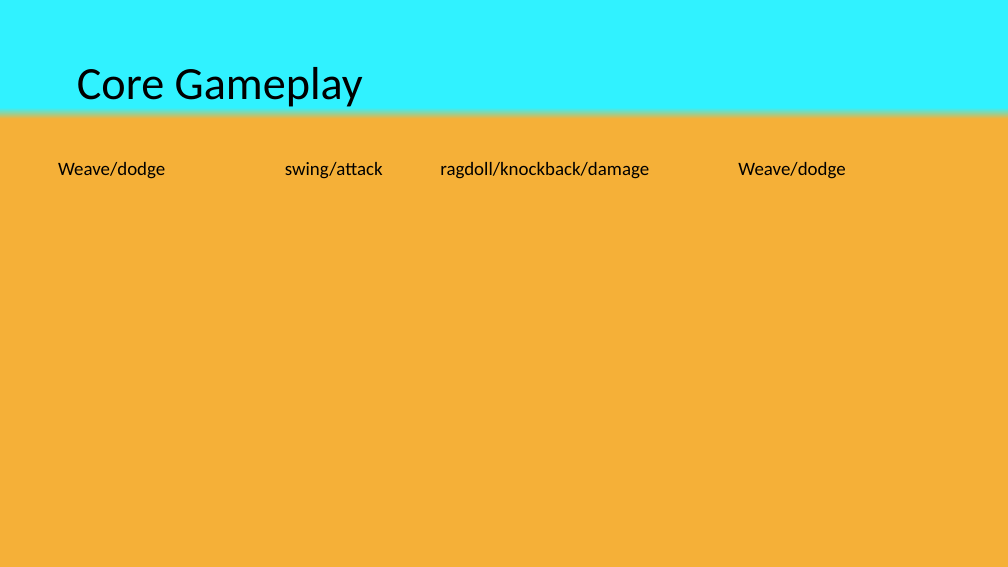
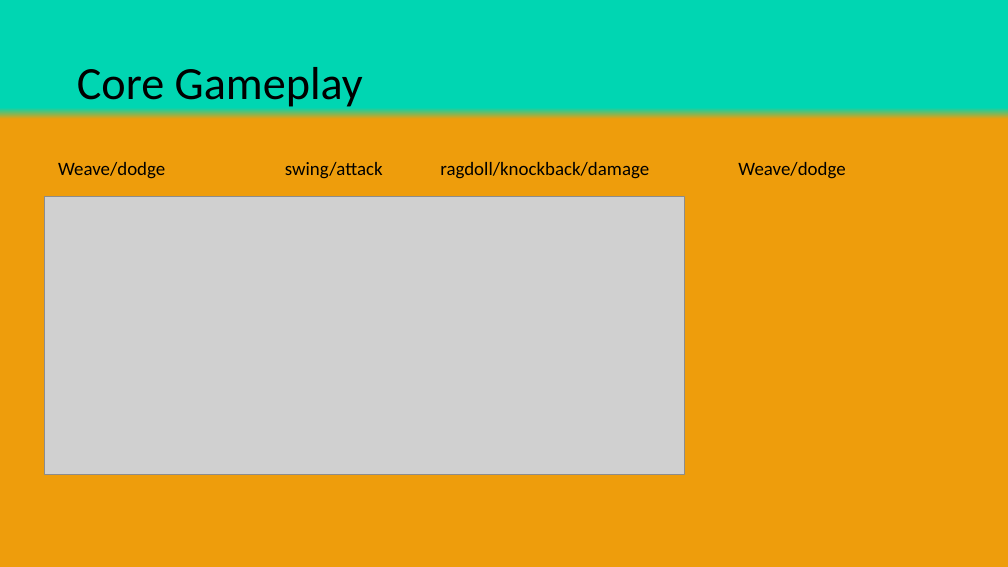
Before and after one commit to LuxRegem/Project_Clash-of-Cosplayers, a slide deck: slide 8 of Shared Documentation/Luke's Documents/Clash of Cos - Visual Pitch.pptx. Drawn at 1008x567 pixels with LibreOffice and Linux fonts; fonts in the diff are those of the drawing; grey boxes stand for pictures. Boxes give left, top, right and bottom in pixels: in the first picture for what was removed or moved away, otherwise in the second. Text is boxed around its words. In the diff, an @@ line names an element or a change of style, - is before the commit and + after.

```diff
--- a/Shared Documentation/Luke's Documents/Clash of Cos - Visual Pitch.pptx
+++ b/Shared Documentation/Luke's Documents/Clash of Cos - Visual Pitch.pptx
@@ background gradient #30F2FF to #F5B038 to gradient #00D6B2 to #EE9D0C @@
@@ picture added at [44, 197, 684, 474] @@
```
Also in this commit, not shown: 26 other slides changed, 1 slide added, 1 other file.
